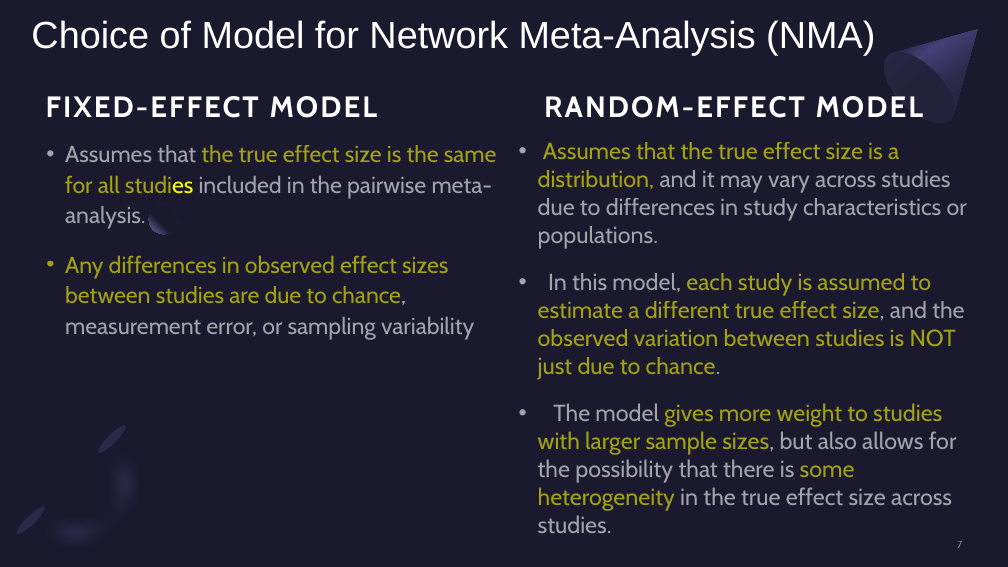
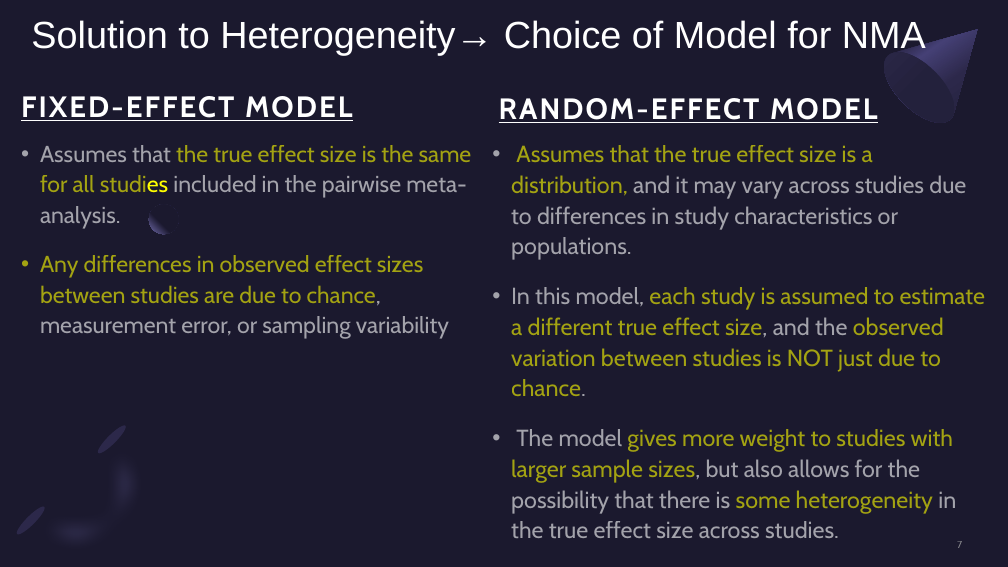
Before and after one commit to psyen0824/NMA, a slide deck: slide 7 of NMA_01Mar2024.pptx. Drawn at 1008x567 pixels with LibreOffice and Linux fonts; fonts in the diff are those of the drawing. Boxes give left, top, right and bottom in pixels: in the first picture for what was removed or moved away, otherwise in the second. Text is boxed around its words. In the diff, an @@ line names an element or a change of style, - is before the commit and + after.

```diff
--- a/NMA_01Mar2024.pptx
+++ b/NMA_01Mar2024.pptx
@@ text at [31, 20, 926, 55]: text changed @@
-Choice of Model for Network Meta-Analysis (NMA)
+Solution to Heterogeneity→ Choice of Model for NMA
@@ text "FIXED-EFFECT MODEL": place and size @@
-text "FIXED-EFFECT MODEL" at [46, 96, 377, 118]
+text "FIXED-EFFECT MODEL" at [21, 96, 352, 121]
@@ text "FIXED-EFFECT MODEL" at [21, 96, 352, 121]: underline on @@
@@ text "RANDOM-EFFECT MODEL" at [499, 98, 877, 123]: underline on @@
@@ text "RANDOM-EFFECT MODEL": place and size @@
-text "RANDOM-EFFECT MODEL" at [544, 93, 923, 118]
+text "RANDOM-EFFECT MODEL" at [499, 98, 877, 123]
@@ text "Assumes that the true effect ...": place and size @@
-text "Assumes that the true effect ..." at [65, 145, 497, 340]
+text "Assumes that the true effect ..." at [40, 145, 472, 339]
@@ text "Assumes that the true effect ...": place and size @@
-text "Assumes that the true effect ..." at [538, 142, 967, 533]
+text "Assumes that the true effect ..." at [511, 145, 985, 538]
@@ text "Assumes that the true effect ..." at [511, 145, 985, 538]: line spacing 1 to 1.1 @@
```
Also in this commit, not shown: 6 other slides changed, 2 slides added, 1 other file.
